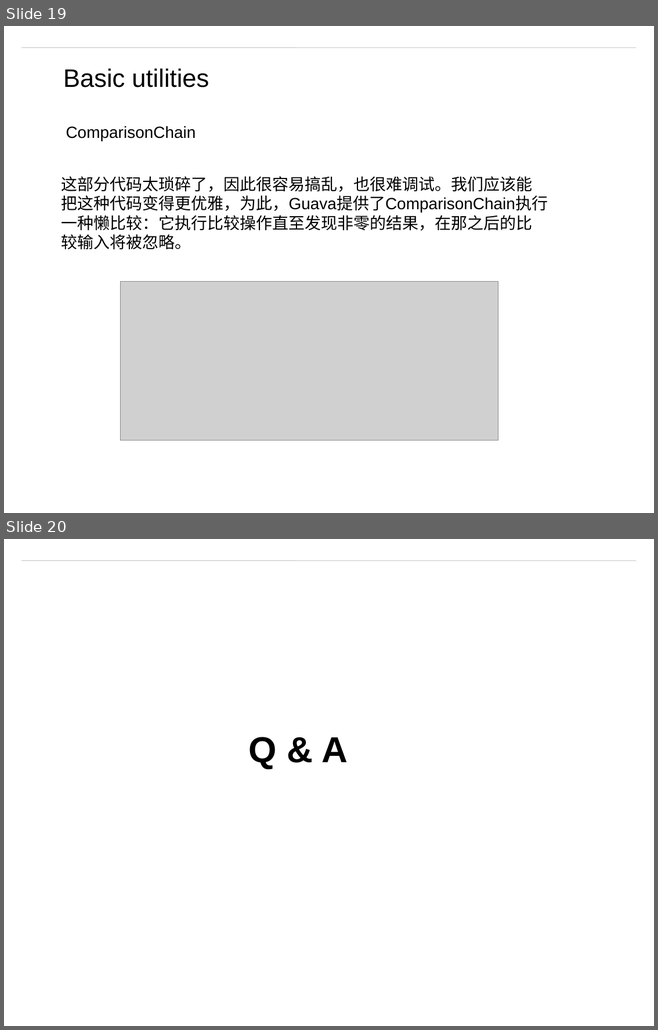
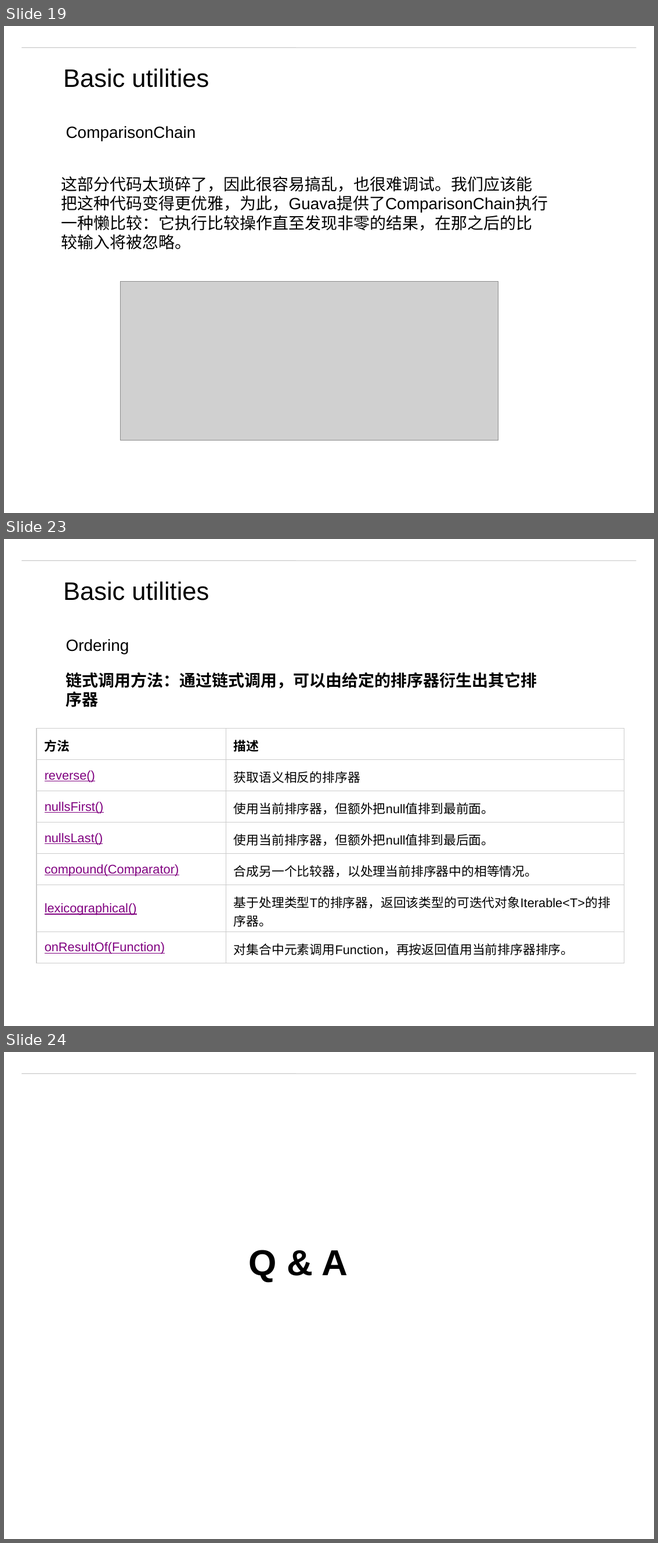
Before and after one commit to matt19870107/Guava, a slide deck: Guava.pptx. Shown one above the other, each under a label of ours: slides 19 and 20 before the commit, slides 19, 23 and 24 after it; the slides between them are not shown. The pictures are 658x1030 and 658x1543 pixels, drawn with LibreOffice and Linux fonts; fonts in the diff are those of the drawing; grey boxes stand for pictures; background and template pictures are left out. Boxes give left, top, right and bottom in pixels: in the first picture for what was removed or moved away, otherwise in the second. Text is boxed around its words. In the diff, an @@ line names an element or a change of style, - is before the commit and + after.

```diff
--- a/Guava.pptx
+++ b/Guava.pptx
@@ slide 23 added at bbox=[4, 539, 654, 1026], background #FFFFFF; not listed: 1 template element that a slide beside it also shows @@
@@ text added at bbox=[63, 581, 209, 600], 28 pt, text #000000 @@
+Basic utilities
@@ text added at bbox=[66, 639, 129, 654], 18 pt, text #000000 @@
+Ordering
@@ text added at bbox=[66, 672, 537, 707], 18 pt, text #000000, bold @@
+链式调用方法：通过链式调用，可以由给定的排序器衍生出其它排序器
@@ table added at bbox=[36, 729, 623, 963], 7 rows, 2 columns @@
+方法 | 描述
+reverse() | 获取语义相反的排序器
+nullsFirst() | 使用当前排序器，但额外把null值排到最前面。
+nullsLast() | 使用当前排序器，但额外把null值排到最后面。
+compound(Comparator) | 合成另一个比较器，以处理当前排序器中的相等情况。
+lexicographical() | 基于处理类型T的排序器，返回该类型的可迭代对象Iterable<T>的排序器。
+onResultOf(Function) | 对集合中元素调用Function，再按返回值用当前排序器排序。
@@ what was slide 20 is now slide 24 @@
```
Also in this commit, not shown: 3 other slides added, 6 other files.
